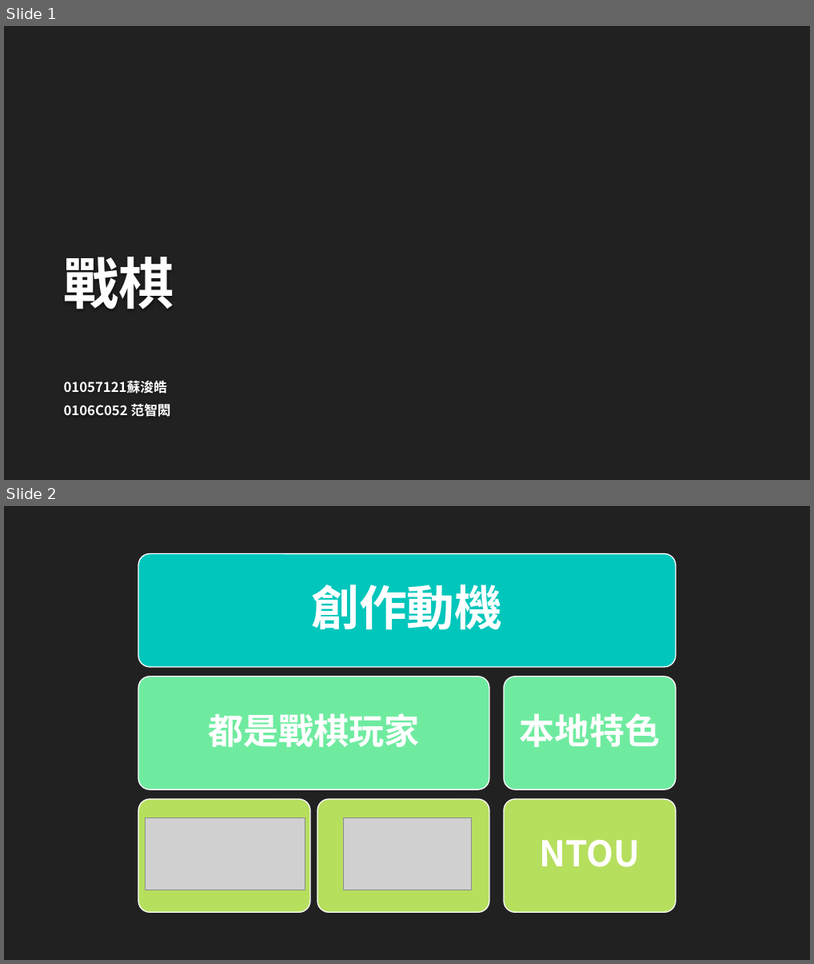
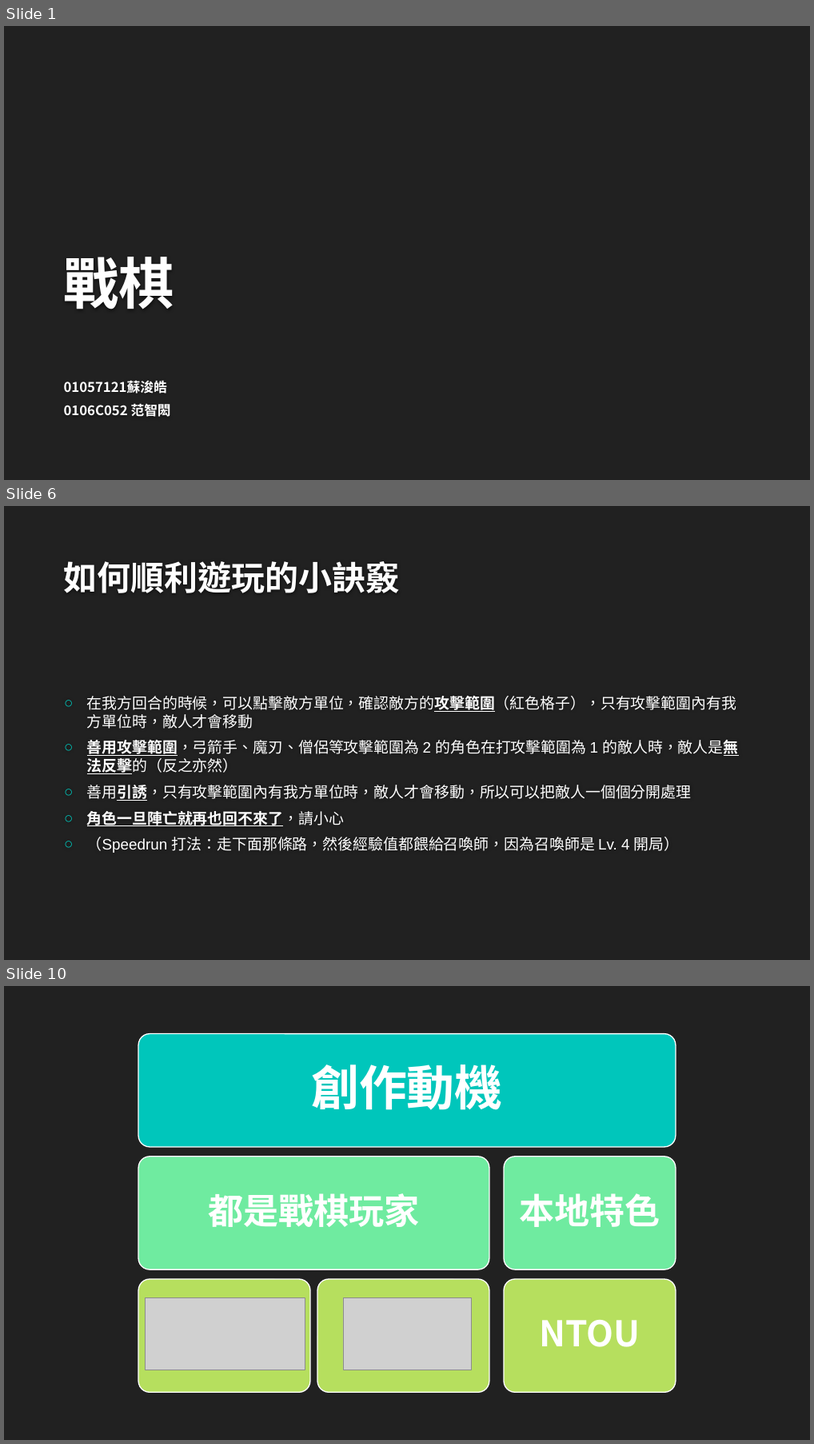
Before and after one commit to R1Vix/tRPG, a slide deck: 說明.pptx. Shown one above the other, each under a label of ours: slides 1 and 2 before the commit, slides 1, 6 and 10 after it; the slides between them are not shown. The pictures are 814x964 and 814x1444 pixels, drawn with LibreOffice and Linux fonts; fonts in the diff are those of the drawing; grey boxes stand for pictures; background and template pictures are left out. Boxes give left, top, right and bottom in pixels: in the first picture for what was removed or moved away, otherwise in the second. Text is boxed around its words. In the diff, an @@ line names an element or a change of style, - is before the commit and + after.

```diff
--- a/說明.pptx
+++ b/說明.pptx
@@ slide 6 added at <box>4,506,810,960</box>, background #212121 @@
@@ title added at <box>64,561,400,593</box>, 40 pt, text #FEFEFE, bold @@
+如何順利遊玩的小訣竅
@@ text added at <box>87,696,738,852</box>, 18 pt, text #FFFFFF @@
+○ 在我方回合的時候，可以點擊敵方單位，確認敵方的攻擊範圍（紅色格子），只有攻擊範圍內有我方單位時，敵人才會移動
+○ 善用攻擊範圍，弓箭手、魔刃、僧侶等攻擊範圍為 2 的角色在打攻擊範圍為 1 的敵人時，敵人是無法反擊的（反之亦然）
+○ 善用引誘，只有攻擊範圍內有我方單位時，敵人才會移動，所以可以把敵人一個個分開處理
+○ 角色一旦陣亡就再也回不來了，請小心
+○ （Speedrun 打法：走下面那條路，然後經驗值都餵給召喚師，因為召喚師是 Lv. 4 開局）
@@ what was slide 2 is now slide 10 @@
```
Also in this commit, not shown: 1 slide changed, 7 other slides added, 1 slide removed.
